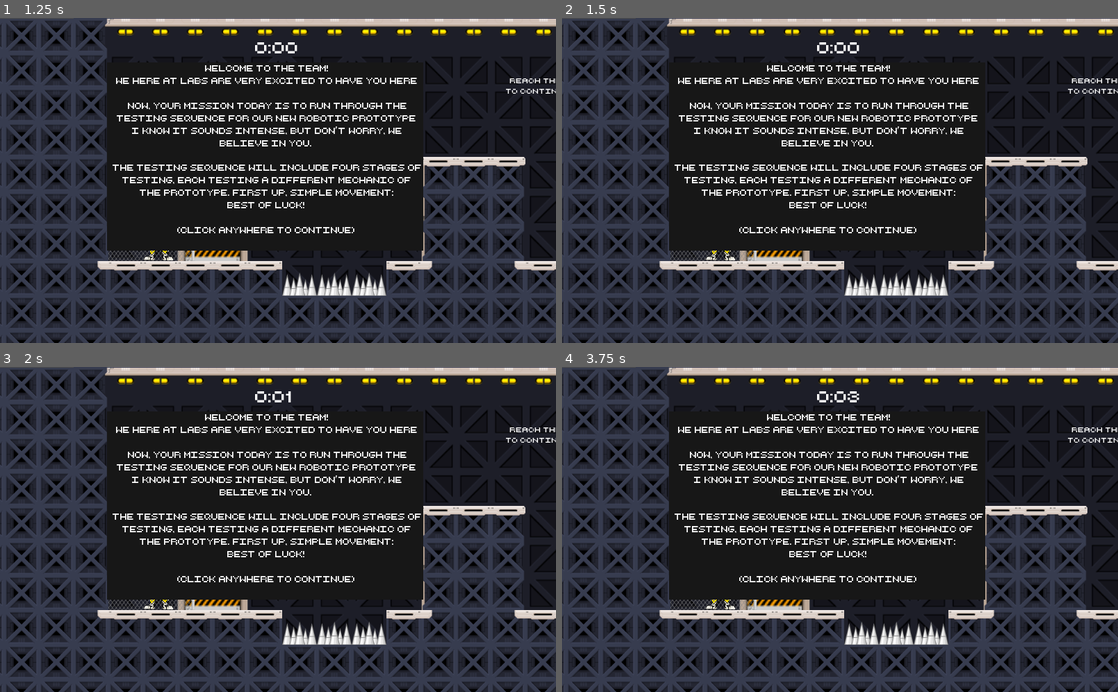
Above: before the commit, frames 1-4 (two rows, left to right).
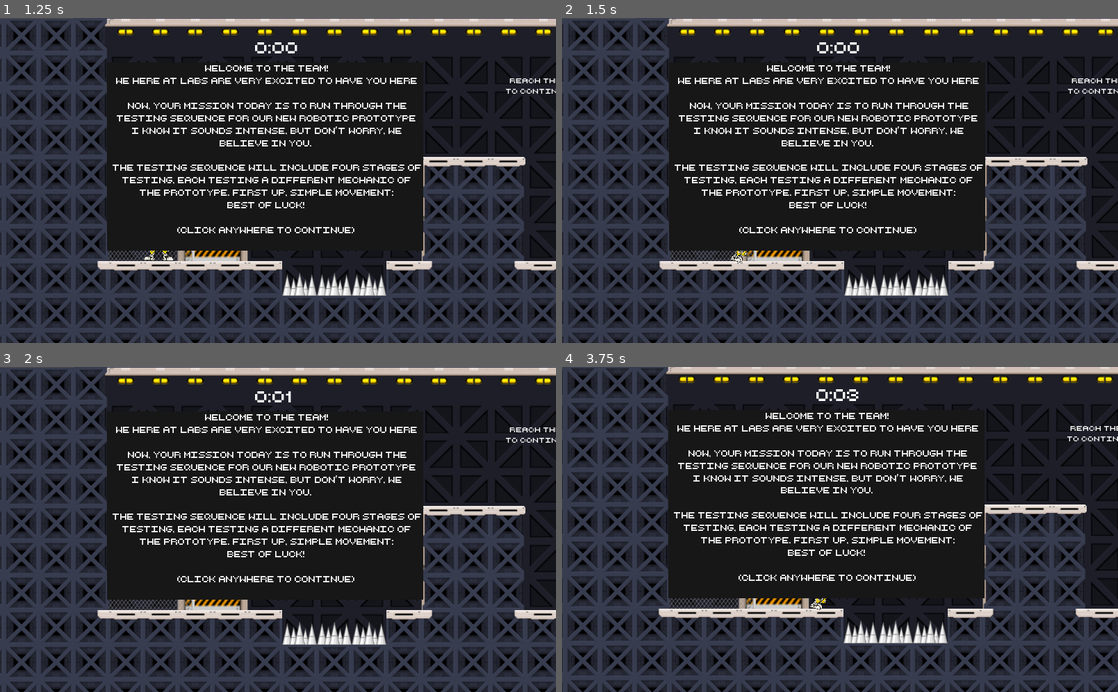
Above: after the commit, the same moments.

Repository: bsu-cs315/FP-LABS
Game: Godot game, scene res://src/TitleScreen.tscn
Same seed, same stepped clock (60 frames per second), same inputs: the game is played once before the commit and once after it.
Inputs:
- Up to frame 1 (1.25 s): click "BEGIN" at 0.5 s
- Up to frame 2 (1.5 s): tap Enter at 1.25 s; hold Right (move_right) from 1.28 s (still down); tap Space (melee) at 1.35 s
- Up to frame 3 (2 s): keep holding Right (move_right); tap Up (jump) at 1.52 s
- Up to frame 4 (3.75 s): tap Space (melee) at 2, 2.1, 2.85, 3.6 s; tap Up (jump) at 2.27 s; release Right (move_right) at 2.78 s; hold Left (move_left) 2.78-3.53 s; tap Enter at 3.5 s; hold Right (move_right) from 3.53 s (still down)

Frame 1 is identical in both runs. In frame 2, 0.1% of the frame differs, in the area x 25-34%, y 71-76%; in frame 3, less than 0.1%; in frame 4, 18%, in the area x 0-100%, y 0-100%.
Error in both runs: Invalid operands 'RID' and 'int' in operator '=='. (res://src/Level-1.gd:85)

Commit message:
Detect collisions from both melee collisions

Diff:
--- a/project/src/Player.gd
+++ b/project/src/Player.gd
@@ -15,7 +15,7 @@
 var jump_count := 0
 var melee_enabled := false
 var prev_anim : String
-var current_melee_collision : Area2D = melee_collision_right
+var current_melee_collision : CollisionShape2D = melee_collision_right
 
 onready var player_sprite = $AnimatedSprite
 onready var melee_collision_right = $MeleeAreaRight/MeleeAreaRightShape
@@ -28,6 +28,8 @@
 
 func _ready():
 	player_cam.offset_h = BEGINNING_CAMERA_OFFSET
+	melee_collision_left.disabled = true
+	melee_collision_right.disabled = true
 
 
 func _process(_delta):
@@ -87,6 +89,8 @@
 func _on_AnimatedSprite_animation_finished():
 	if player_sprite.animation == "melee":
 		player_sprite.animation = prev_anim
+		melee_collision_left.disabled = true
+		melee_collision_right.disabled = true
 
 
 func explode_cogwheels():
@@ -117,6 +121,10 @@
 	emit_signal("player_hit", body)
 
 
+func _on_melee_collision_entered(_body_id, body, _body_shape, _area_shape):
+	print("struck by " + str(body))
+
+
 func _on_ShakeTime_timeout():
 	shake_intensity = 0
 
--- a/project/src/Player.tscn
+++ b/project/src/Player.tscn
@@ -63,14 +63,14 @@
 "name": "run",
 "speed": 5.0
 }, {
+"frames": [ ExtResource( 40 ), ExtResource( 34 ), ExtResource( 30 ), ExtResource( 37 ), ExtResource( 35 ), ExtResource( 36 ), ExtResource( 38 ), ExtResource( 31 ) ],
+"loop": false,
+"name": "melee",
+"speed": 10.0
+}, {
 "frames": [ ExtResource( 39 ), ExtResource( 32 ), ExtResource( 41 ), ExtResource( 42 ), ExtResource( 43 ), ExtResource( 33 ), ExtResource( 44 ), ExtResource( 45 ) ],
 "loop": false,
 "name": "jumpMelee",
-"speed": 10.0
-}, {
-"frames": [ ExtResource( 40 ), ExtResource( 34 ), ExtResource( 30 ), ExtResource( 37 ), ExtResource( 35 ), ExtResource( 36 ), ExtResource( 38 ), ExtResource( 31 ) ],
-"loop": false,
-"name": "melee",
 "speed": 10.0
 } ]
 
@@ -152,4 +152,6 @@
 wait_time = 0.5
 [connection signal="animation_finished" from="AnimatedSprite" to="." method="_on_AnimatedSprite_animation_finished"]
 [connection signal="body_shape_entered" from="PlayerArea" to="." method="_on_PlayerArea_body_shape_entered"]
+[connection signal="body_shape_entered" from="MeleeAreaRight" to="." method="_on_melee_collision_entered"]
+[connection signal="body_shape_entered" from="MeleeAreaLeft" to="." method="_on_melee_collision_entered"]
 [connection signal="timeout" from="ShakeTime" to="." method="_on_ShakeTime_timeout"]
